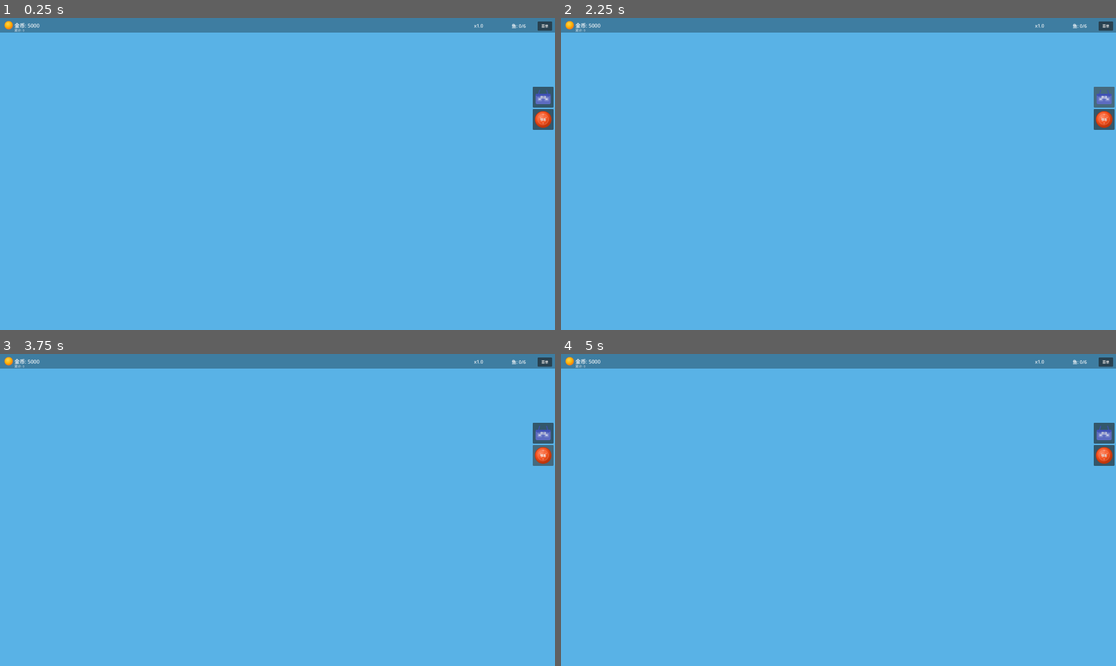
Above: before the commit, frames 1-4 (two rows, left to right).
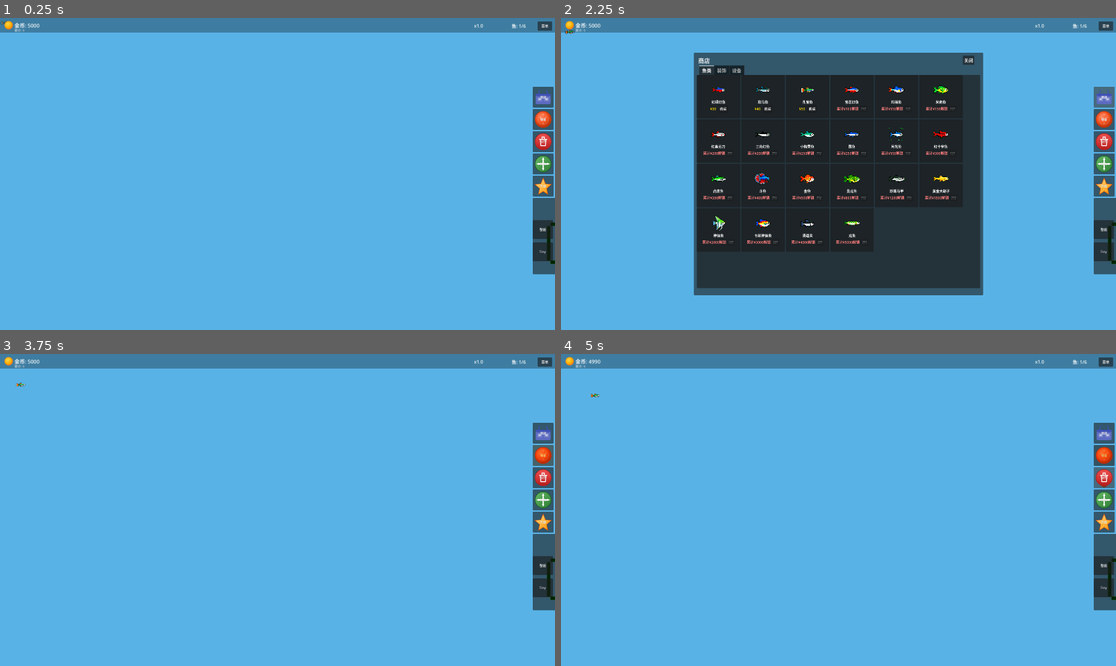
Above: after the commit, the same moments.

Repository: ZhanXuzhao/Deskquarium
Game: Godot game, scene res://main.tscn
Two runs of this game, one before a commit and one after it. Both use one fixed random seed, a clock stepped at 60 frames per second and the inputs below.
Inputs (mouse positions are in pixels of both pictures, inside the frame that each line leads up to):
- Up to frame 1 (0.25 s): no input
- Up to frame 2 (2.25 s): click "菜单" at 0.5 s; click "重新开始游戏" at 1.25 s; click "商店" at 2 s
- Up to frame 3 (3.75 s): click "商店" (after the commit: "关闭") at 2.75 s; click "喂食" at 3.5 s
- Up to frame 4 (5 s): click (1104, 478) at 4.25 s, where only the run after the commit has a clickable "出售"

The runs differ from the first frame. In frame 1, 1.7% of the frame differs, in the area x 0-100%, y 0-83%; in frame 2, 42%, in the area x 0-100%, y 2-89%; in frame 3, 1.8%; in frame 4, 1.8%.
Error before the commit: Parse Error: Function "_update_preview()" not found in base self. (res://scripts/managers/decoration_placer.gd:48)

Commit message:
Fix: initialize FeedManager and DecorationPlacer before _setup_ui() to prevent nil reference on side menu button connections

Diff:
--- a/scripts/main.gd
+++ b/scripts/main.gd
@@ -67,7 +67,6 @@
 	get_window().size_changed.connect(_on_window_resized)
 
 	_setup_background_layer()
-	_setup_ui()
 
 	# 初始化 WindowManager
 	var wm := WindowManager.new()
@@ -80,7 +79,7 @@
 	_window_manager.redraw_requested.connect(queue_redraw)
 	_window_manager.after_ui_shown.connect(_on_window_mode_ui_shown)
 
-	# 初始化 FeedManager
+	# 初始化 FeedManager (必须在 _setup_ui 之前，因为侧边栏按钮会引用它)
 	var fm := FeedManager.new()
 	fm.name = "FeedManager"
 	add_child(fm)
@@ -91,7 +90,7 @@
 	_feed_manager.ui_container = _ui_container
 	_feed_manager.aquarium_bounds_getter = func() -> Rect2: return aquarium_bounds
 
-	# 初始化 DecorationPlacer
+	# 初始化 DecorationPlacer (必须在 _setup_ui 之前)
 	var dp := DecorationPlacer.new()
 	dp.name = "DecorationPlacer"
 	add_child(dp)
@@ -100,6 +99,8 @@
 	_decoration_placer.decoration_container = decoration_container
 	_decoration_placer.aquarium_ref = $Aquarium as Aquarium
 	_decoration_placer.aquarium_bounds_getter = func() -> Rect2: return aquarium_bounds
+
+	_setup_ui()
 
 	# 初始缩放
 	call_deferred(&"_update_aquarium_scale")
--- a/scripts/managers/decoration_placer.gd
+++ b/scripts/managers/decoration_placer.gd
@@ -45,7 +45,7 @@
 	_placement_preview.z_index = 10
 	decoration_container.add_child(_placement_preview)
 
-	_update_preview()
+	update_preview()
 	placement_started.emit(deco_type)
 
 
@@ -80,7 +80,7 @@
 		return
 	var mouse_pos := get_global_mouse_position()
 	var local_pos := aquarium.to_local(mouse_pos)
-	var bounds := aquarium_bounds_getter.call()
+	var bounds: Rect2 = aquarium_bounds_getter.call()
 	var margin := 20.0
 	var clamped_x := clampf(local_pos.x, margin, bounds.size.x - margin)
 	var clamped_y := clampf(local_pos.y, bounds.size.y * 0.3, bounds.size.y - margin)
@@ -101,14 +101,14 @@
 			var deco_scale := Vector2(dict.get("scale_x", 0.5), dict.get("scale_y", 0.5))
 			var z_idx: int = dict.get("z_index", 0)
 			if pos == Vector2.ZERO and dict.get("x", 0) == 0 and dict.get("y", 0) == 0:
-				var bounds := aquarium_bounds_getter.call()
+				var bounds: Rect2 = aquarium_bounds_getter.call()
 				var margin := 100.0
 				pos.x = randf_range(margin, bounds.size.x - margin)
 				pos.y = randf_range(bounds.size.y * 0.4, bounds.size.y - 20.0)
 			_place_decoration(deco_type, pos, deco_scale, z_idx)
 		else:
 			var deco_type: int = d
-			var bounds := aquarium_bounds_getter.call()
+			var bounds: Rect2 = aquarium_bounds_getter.call()
 			var margin := 100.0
 			var x := randf_range(margin, bounds.size.x - margin)
 			var y := randf_range(bounds.size.y * 0.4, bounds.size.y - 20.0)
@@ -151,7 +151,7 @@
 		if not (event is InputEventMouseButton and event.pressed and event.button_index == MOUSE_BUTTON_LEFT):
 			return
 		if Global.move_mode and aquarium_ref:
-			aqua_ref._handle_decoration_input(deco, event)
+			aquarium_ref._handle_decoration_input(deco, event)
 			return
 		if not Global.sell_mode:
 			return
--- a/scripts/managers/feed_manager.gd
+++ b/scripts/managers/feed_manager.gd
@@ -96,7 +96,7 @@
 		return
 	if not Global.spend(10):
 		return
-	var bounds := aquarium_bounds_getter.call()
+	var bounds: Rect2 = aquarium_bounds_getter.call()
 	for i in 10:
 		var pellet := _pellet_scene.instantiate()
 		pellet.set_script(_pellet_script)
@@ -136,7 +136,7 @@
 
 	var mouse_pos := get_global_mouse_position()
 	var local_pos := aquarium.to_local(mouse_pos)
-	var bounds := aquarium_bounds_getter.call()
+	var bounds: Rect2 = aquarium_bounds_getter.call()
 
 	var margin := 20.0
 	var clamped_x := clampf(local_pos.x, margin, bounds.size.x - margin)
Not shown, added: scripts/managers/decoration_placer.gd.uid
